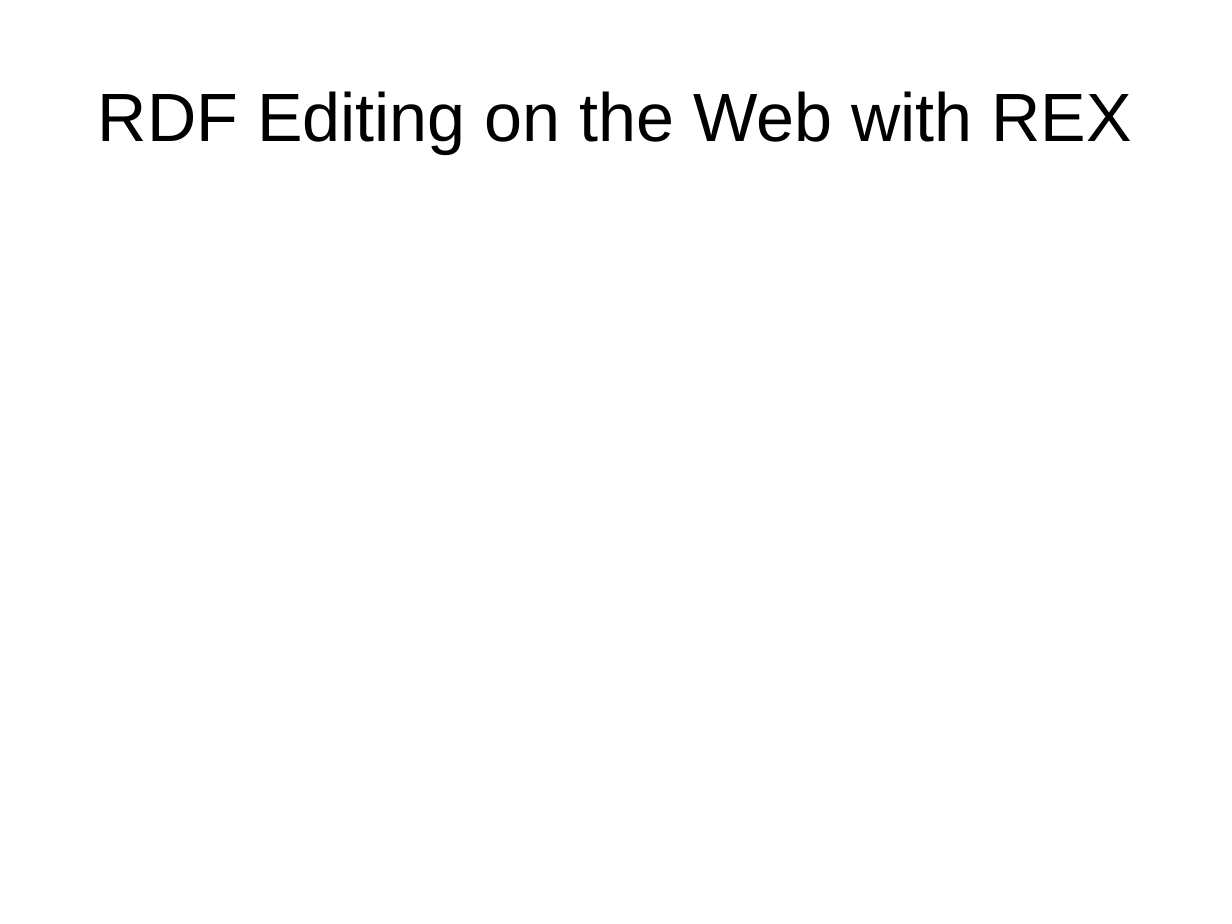
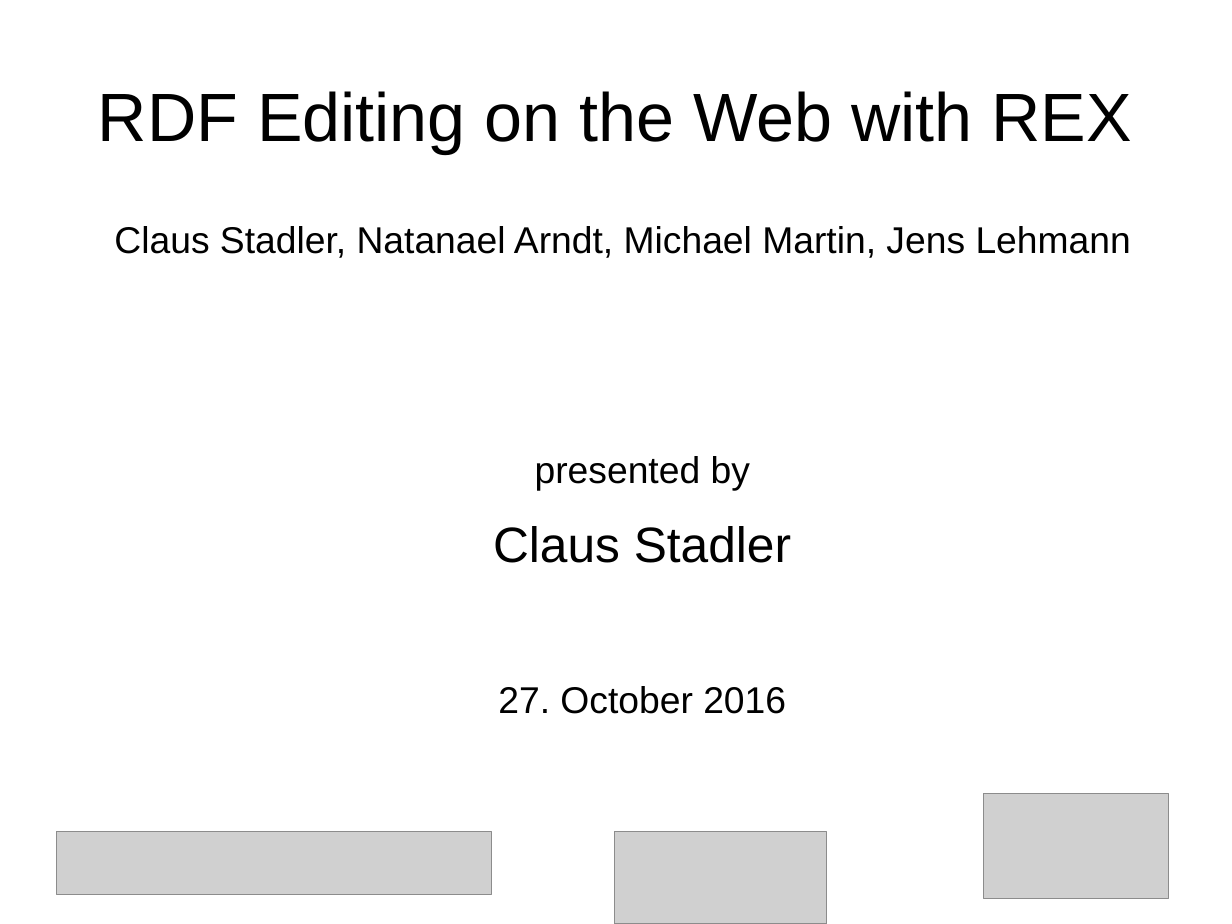
Before and after one commit to SmartDataAnalytics/Jassa-UI-Angular, a slide deck: slide 1 of jassa-ui-angular-edit/slides/short-presentation.odp. Drawn at 1232x924 pixels with LibreOffice and Linux fonts; fonts in the diff are those of the drawing; grey boxes stand for pictures. Boxes give left, top, right and bottom in pixels: in the first picture for what was removed or moved away, otherwise in the second. Text is boxed around its words. In the diff, an @@ line names an element or a change of style, - is before the commit and + after.

Commit message:
wip

```diff
--- a/jassa-ui-angular-edit/slides/short-presentation.odp
+++ b/jassa-ui-angular-edit/slides/short-presentation.odp
@@ text added at bbox=[114, 226, 1131, 714], 24 pt, text #000000 @@
+Claus Stadler, Natanael Arndt, Michael Martin, Jens Lehmann
+presented by
+Claus Stadler
+27. October 2016
@@ picture added at bbox=[984, 794, 1169, 899] @@
@@ picture added at bbox=[56, 832, 492, 894] @@
@@ picture added at bbox=[615, 832, 827, 924] @@
```
Also in this commit, not shown: 2 other slides changed, 3 slides added, 3 slides removed.
